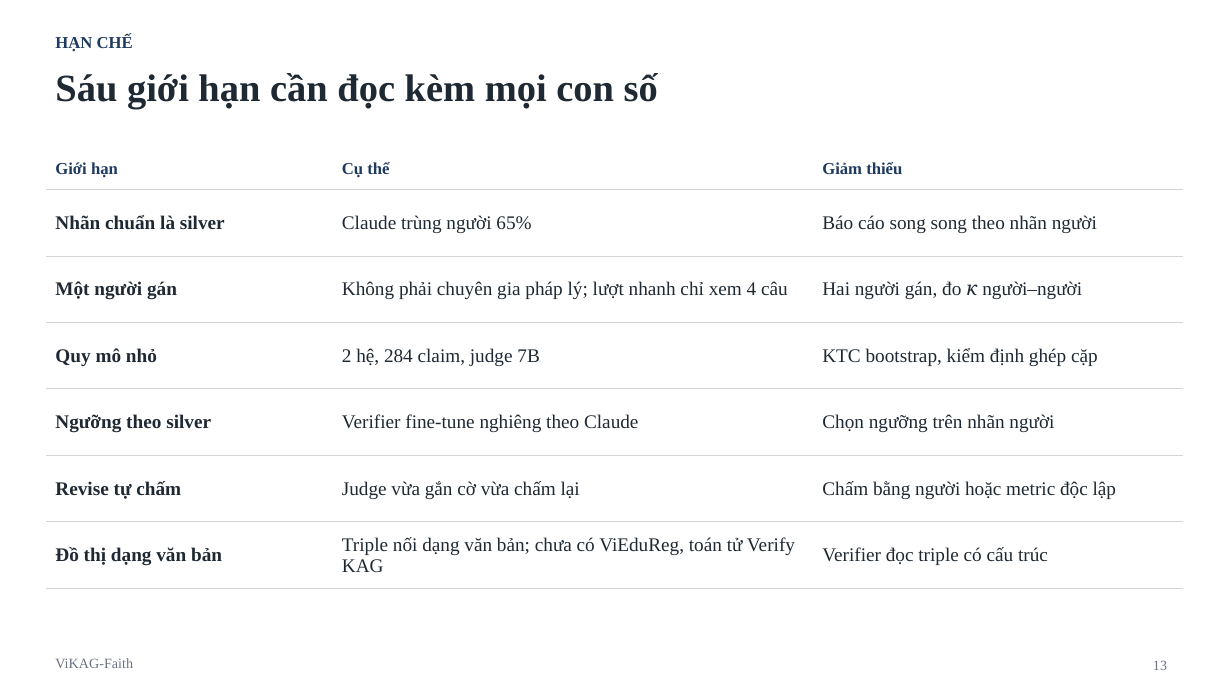
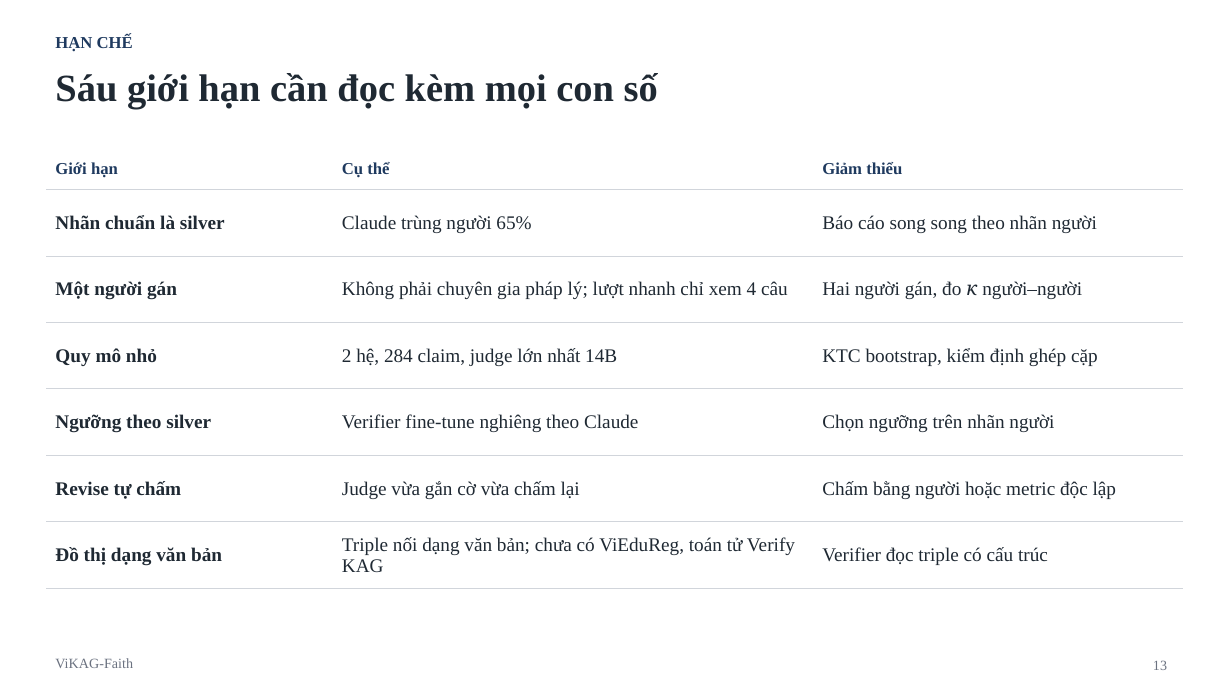
Before and after one commit to vinhha195-oss/vikag-faith, a slide deck: slide 13 of nop_bai/ViKAG-Faith_BaiBao_slide.pptx. Drawn at 1232x693 pixels with LibreOffice and Linux fonts; fonts in the diff are those of the drawing. Boxes give left, top, right and bottom in pixels: in the first picture for what was removed or moved away, otherwise in the second. Text is boxed around its words. In the diff, an @@ line names an element or a change of style, - is before the commit and + after.

```diff
--- a/nop_bai/ViKAG-Faith_BaiBao_slide.pptx
+++ b/nop_bai/ViKAG-Faith_BaiBao_slide.pptx
@@ table at box(46, 148, 1183, 576) @@
-row 4, column 2: 2 hệ, 284 claim, judge 7B
+row 4, column 2: 2 hệ, 284 claim, judge lớn nhất 14B
```
Also in this commit, not shown: 3 other slides changed, 12 other files.
